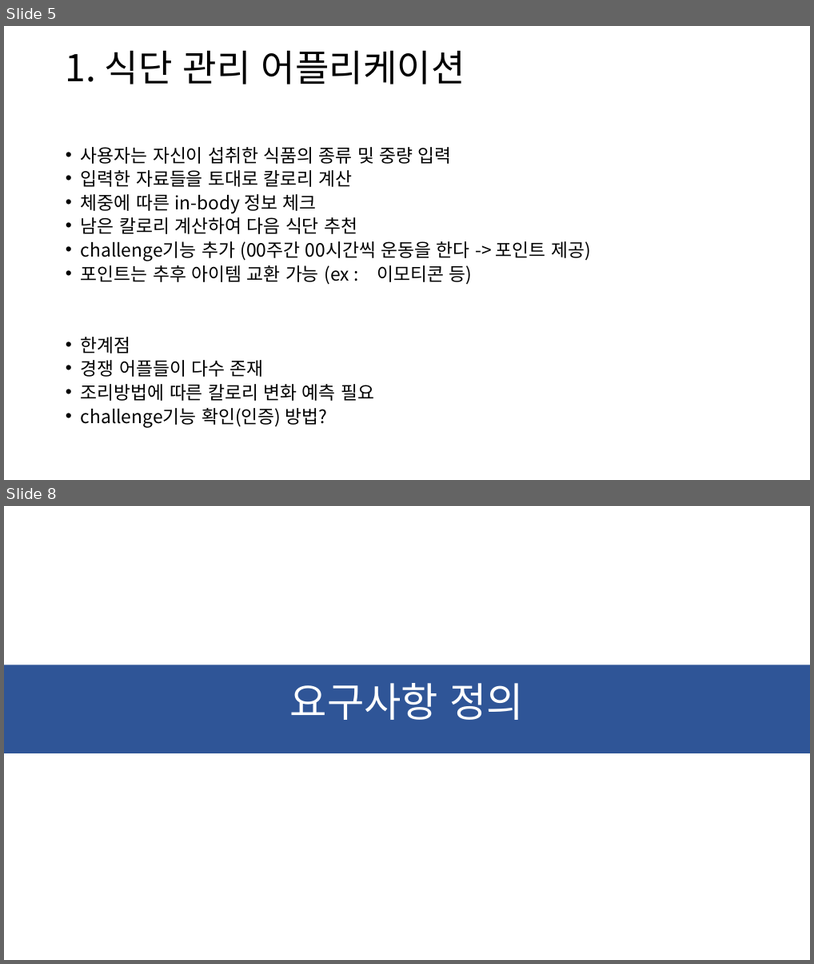
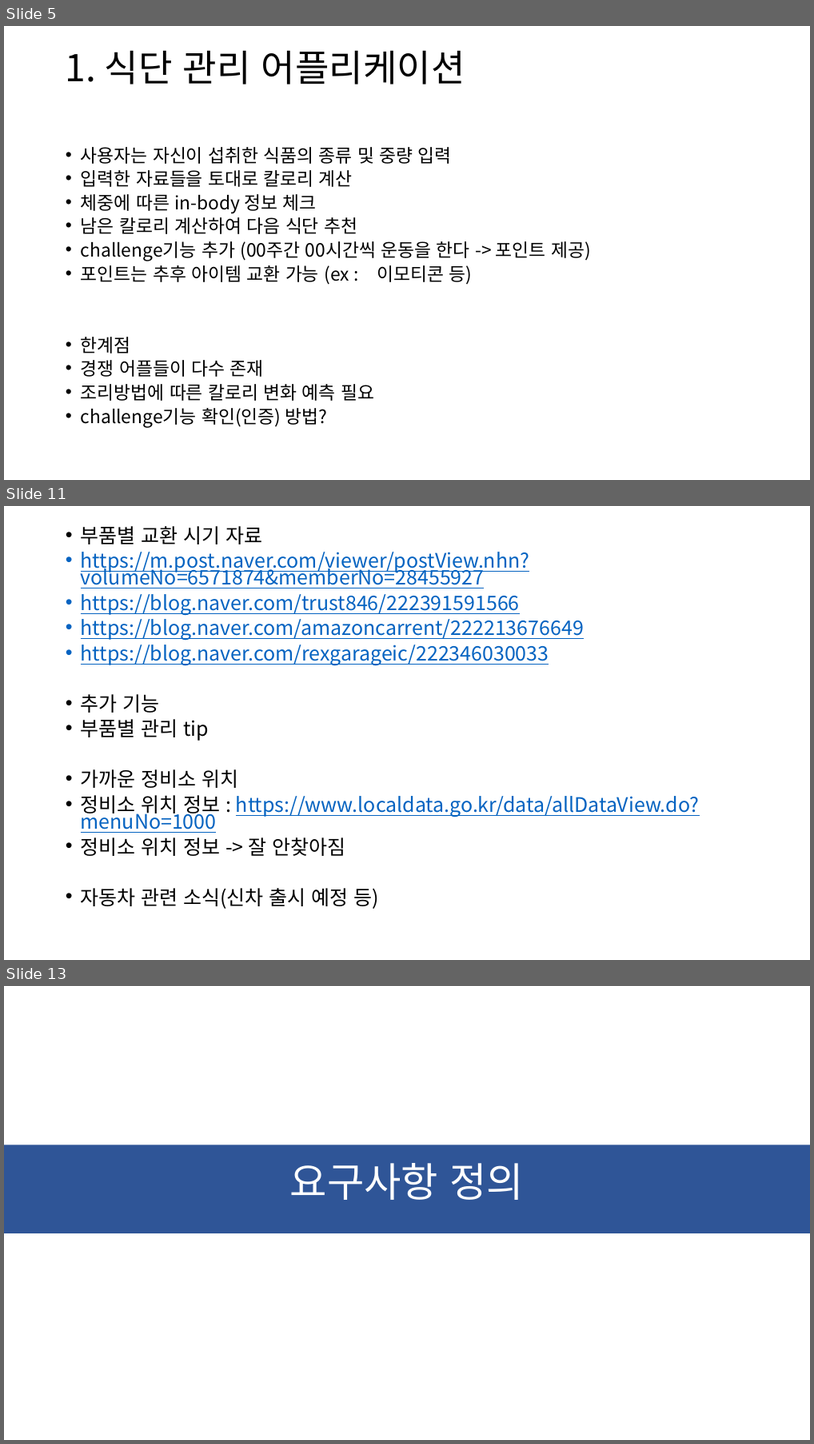
Before and after one commit to ChaeSung-Lee/DJ_InternShip, a slide deck: 2021_Summer/jp.hong/Project_BnC_jph.pptx. Shown one above the other, each under a label of ours: slides 5 and 8 before the commit, slides 5, 11 and 13 after it; the slides between them are not shown. The pictures are 814x964 and 814x1444 pixels, drawn with LibreOffice and Linux fonts; fonts in the diff are those of the drawing. Boxes give left, top, right and bottom in pixels: in the first picture for what was removed or moved away, otherwise in the second. Text is boxed around its words. In the diff, an @@ line names an element or a change of style, - is before the commit and + after.

```diff
--- a/2021_Summer/jp.hong/Project_BnC_jph.pptx
+++ b/2021_Summer/jp.hong/Project_BnC_jph.pptx
@@ slide 11 added at (4,506,810,960), background #FFFFFF @@
@@ text added at (81,526,700,908), 23.8 pt, text #0563C1, underline @@
+• 부품별 교환 시기 자료
+• https://m.post.naver.com/viewer/postView.nhn?volumeNo=6571874&memberNo=28455927
+• https://blog.naver.com/trust846/222391591566
+• https://blog.naver.com/amazoncarrent/222213676649
+• https://blog.naver.com/rexgarageic/222346030033
+• 추가 기능
+• 부품별 관리 tip
+• 가까운 정비소 위치
+• 정비소 위치 정보 : https://www.localdata.go.kr/data/allDataView.do?menuNo=1000
+• 정비소 위치 정보 -> 잘 안찾아짐
+• 자동차 관련 소식(신차 출시 예정 등)
@@ what was slide 8 is now slide 13 @@
```
Also in this commit, not shown: 2 slides changed, 7 other slides added, 2 slides removed, 2 other files.
